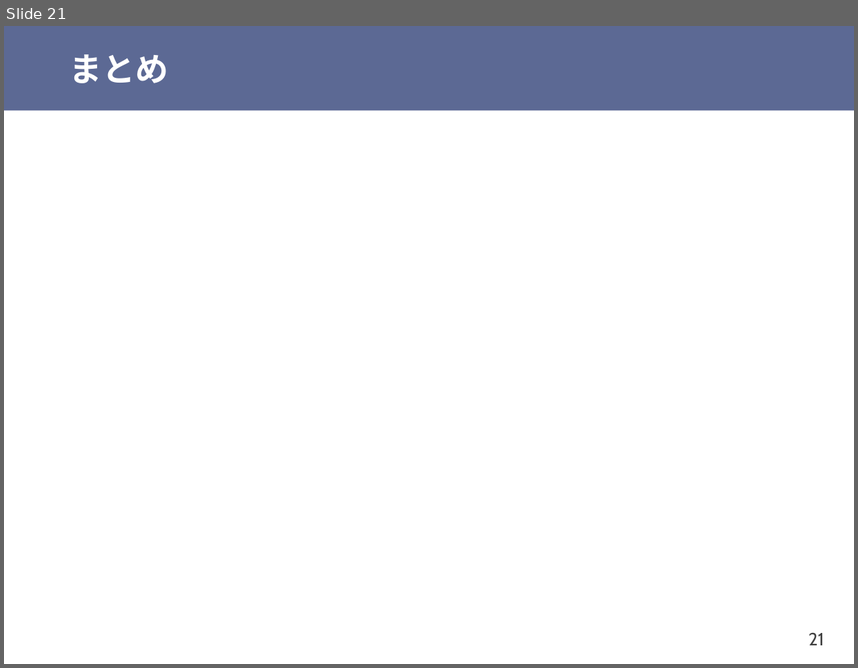
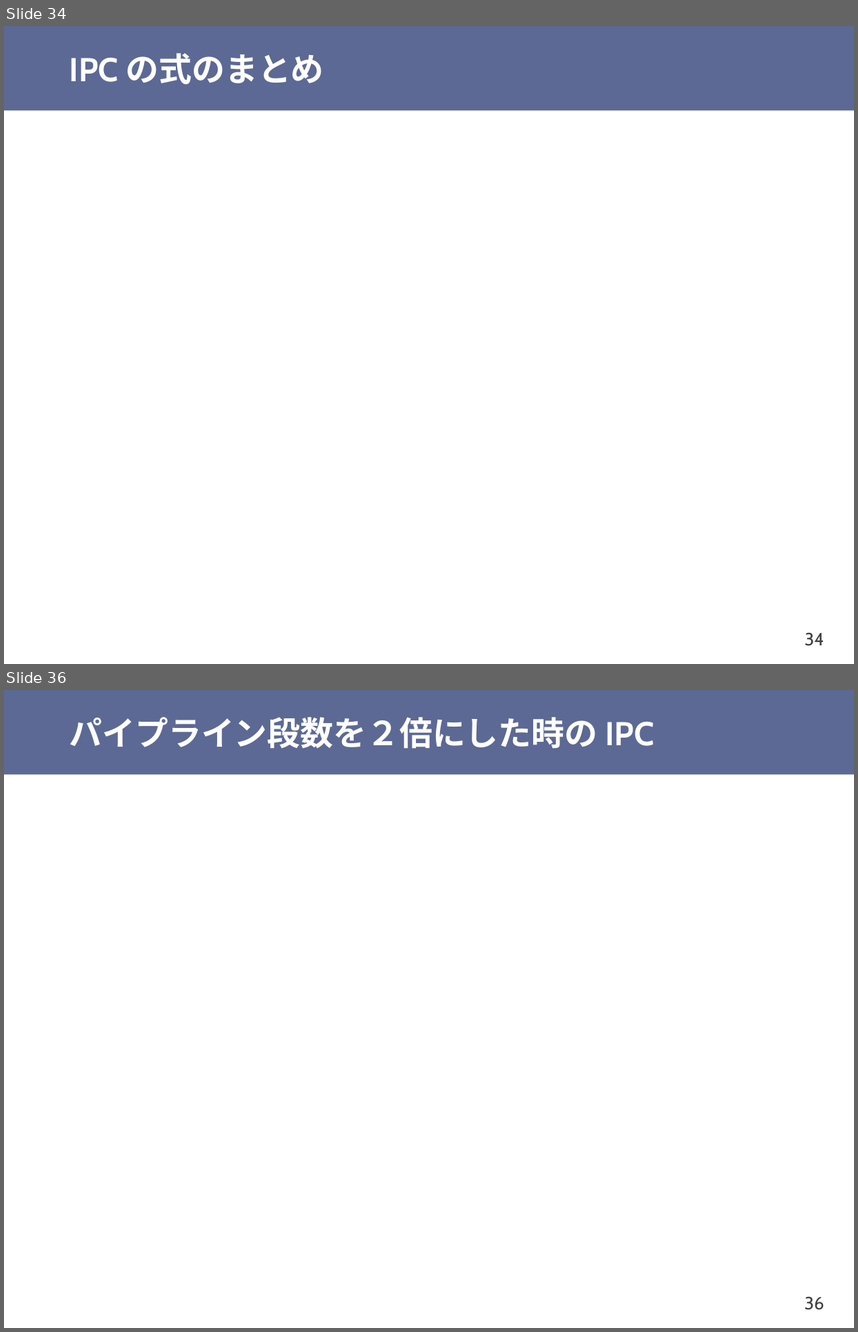
Before and after one commit to shioyadan/otya-computer-architecture-i, a slide deck: cai-shioya-08.pptx. Shown one above the other, each under a label of ours: slide 21 before the commit, slides 34 and 36 after it; the slides between them are not shown. The pictures are 858x668 and 858x1332 pixels, drawn with LibreOffice and Linux fonts; fonts in the diff are those of the drawing; grey boxes stand for pictures. Boxes give left, top, right and bottom in pixels: in the first picture for what was removed or moved away, otherwise in the second. Text is boxed around its words. In the diff, an @@ line names an element or a change of style, - is before the commit and + after.

```diff
--- a/cai-shioya-08.pptx
+++ b/cai-shioya-08.pptx
@@ slide 36 added at box(4, 690, 854, 1328), background #FFFFFF; not listed: 2 template elements that a slide beside it also shows @@
@@ title added at box(70, 717, 654, 749), 28 pt, text #FFFFFF, bold @@
+パイプライン段数を２倍にした時の IPC
@@ what was slide 21 is now slide 34 @@
@@ slide 34 changed as well @@
@@ title at box(70, 53, 324, 85): text changed @@
-まとめ
+IPC の式のまとめ
@@ page number at box(804, 632, 824, 646): text changed @@
-21
+34
```
Also in this commit, not shown: 11 other slides changed, 68 other slides added, 7 slides removed, 2 other files.
